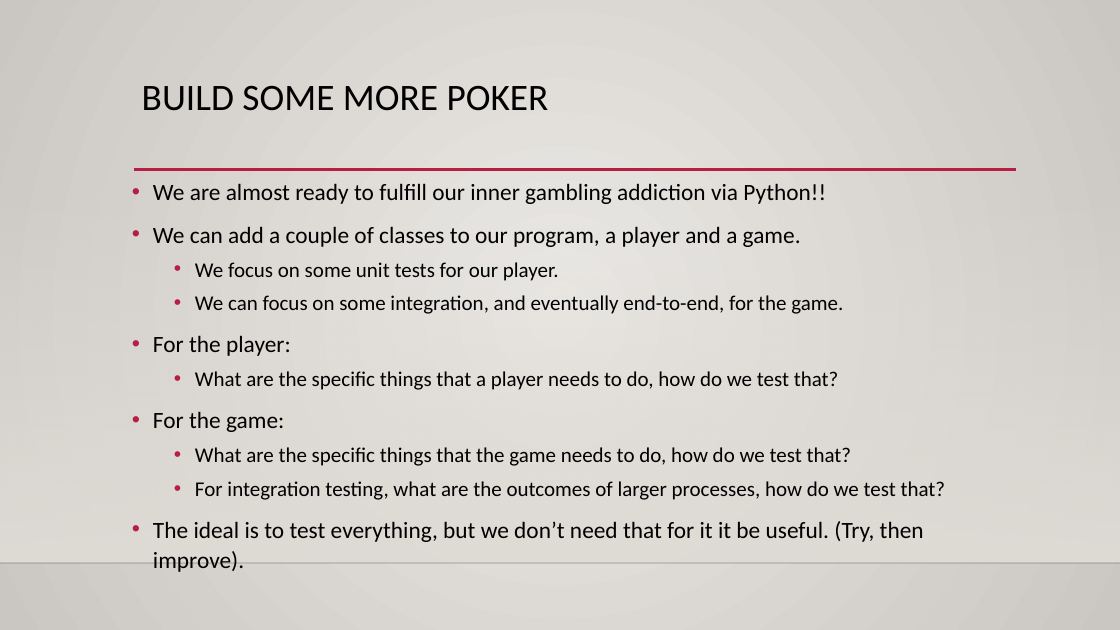
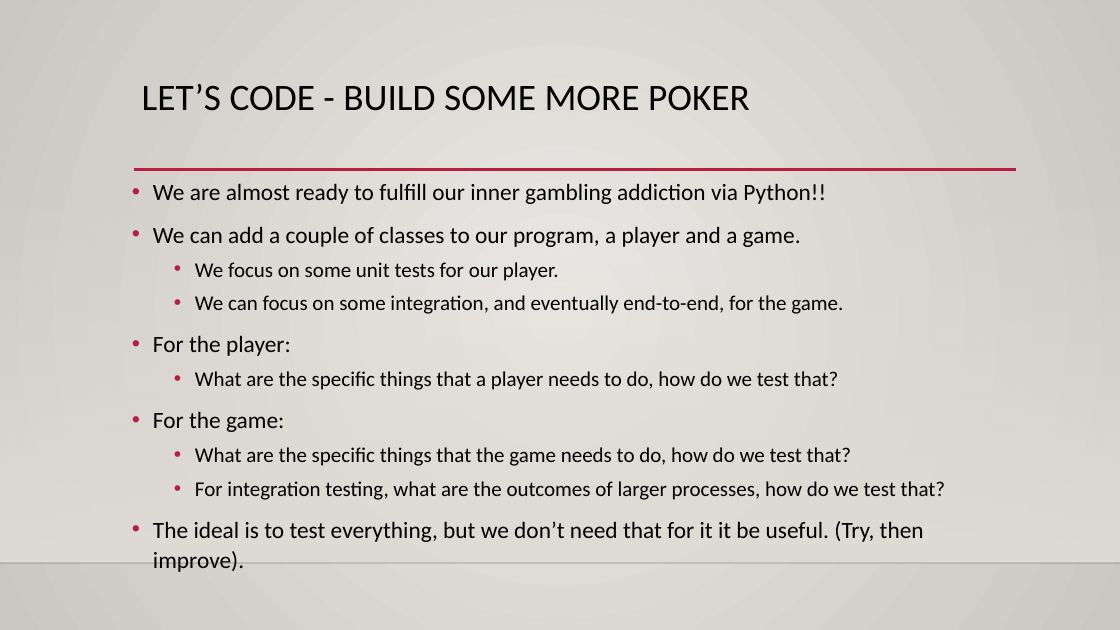
Before and after one commit to okohnkay/Programming_Basics_for_ML, a slide deck: slide 15 of course_material/slides/019_test_driven.pptx (slide 11 before the commit). Drawn at 1120x630 pixels with LibreOffice and Linux fonts; fonts in the diff are those of the drawing; background and template pictures are left out. Boxes give left, top, right and bottom in pixels: in the first picture for what was removed or moved away, otherwise in the second. Text is boxed around its words. In the diff, an @@ line names an element or a change of style, - is before the commit and + after.

```diff
--- a/course_material/slides/019_test_driven.pptx
+++ b/course_material/slides/019_test_driven.pptx
@@ title at <box>142,84,750,111</box>: text changed @@
-BUILD SOME MORE POKER
+LET’S CODE - BUILD SOME MORE POKER
```
Also in this commit, not shown: 6 other slides changed, 4 slides added, 1 other file.
